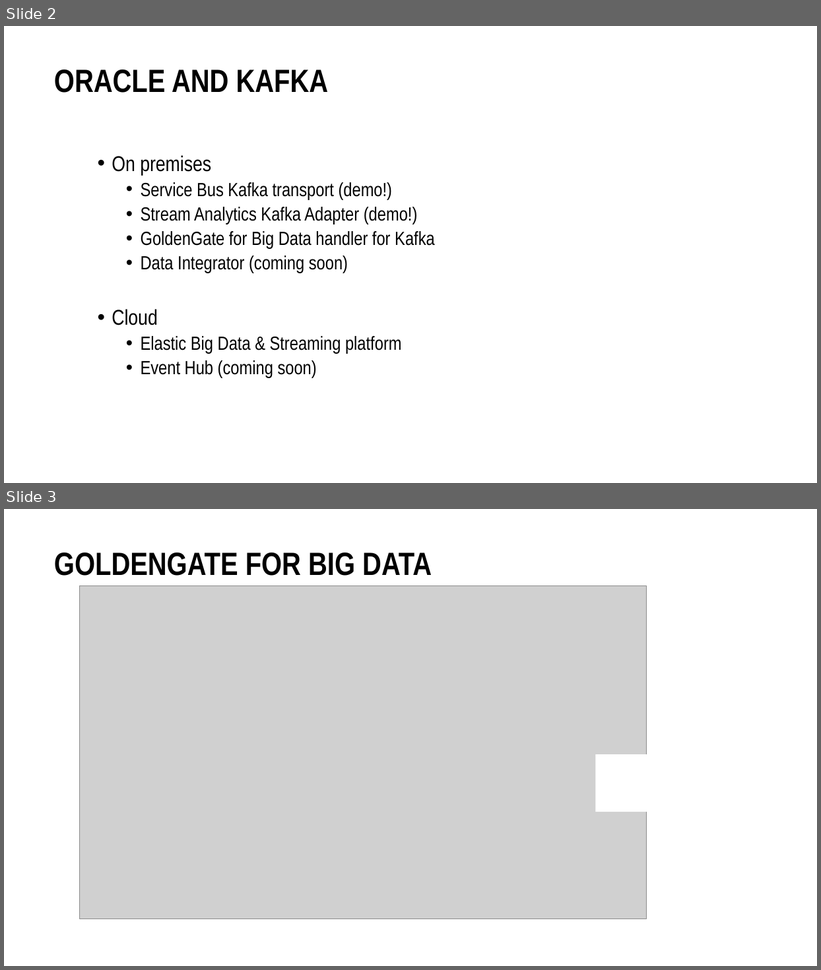
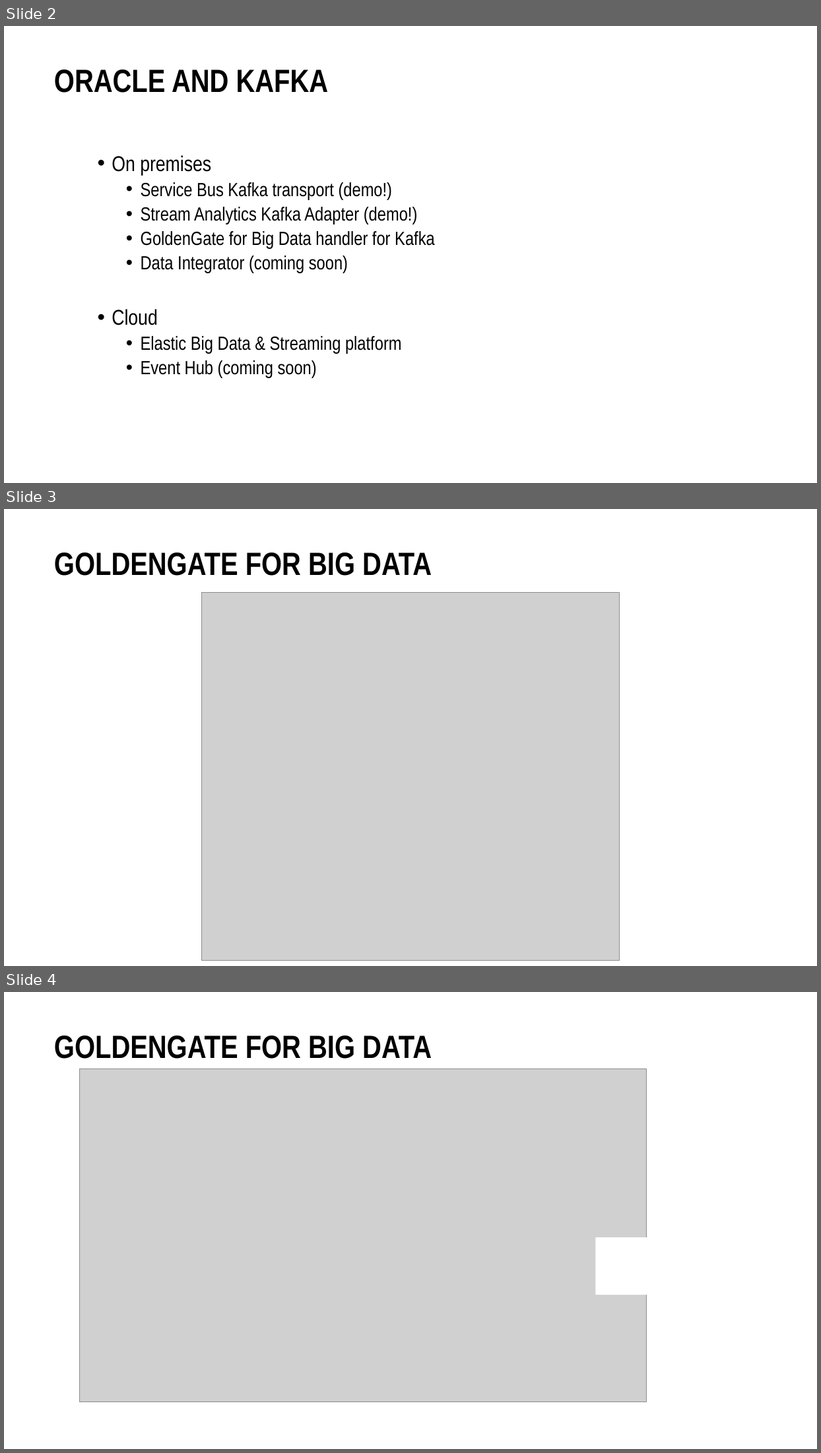
Before and after one commit to MaartenSmeets/kafka-workshop, a slide deck: Kafka and Oracle.pptx. Shown one above the other, each under a label of ours: slides 2 and 3 before the commit, slides 2, 3 and 4 after it. The pictures are 821x970 and 821x1453 pixels, drawn with LibreOffice and Linux fonts; fonts in the diff are those of the drawing; grey boxes stand for pictures; background and template pictures are left out. Boxes give left, top, right and bottom in pixels: in the first picture for what was removed or moved away, otherwise in the second. Text is boxed around its words. In the diff, an @@ line names an element or a change of style, - is before the commit and + after.

Commit message:
Added slide for GoldenGate

```diff
--- a/Kafka and Oracle.pptx
+++ b/Kafka and Oracle.pptx
@@ slide 3 added at [4,509,817,966], background #FFFFFF @@
@@ title added at [54,553,432,576], 54 pt, text #000000, bold @@
+GOLDENGATE FOR BIG DATA
@@ picture added at [202,593,619,960] @@
@@ what was slide 3 is now slide 4 @@
```
